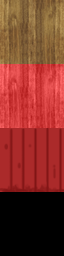
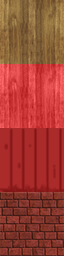
Layer changes from the first 64 × 256 image to the second:
added layer "Layer 4" above "Layer 2" over (x1=0, y1=192, x2=64, y2=256)
